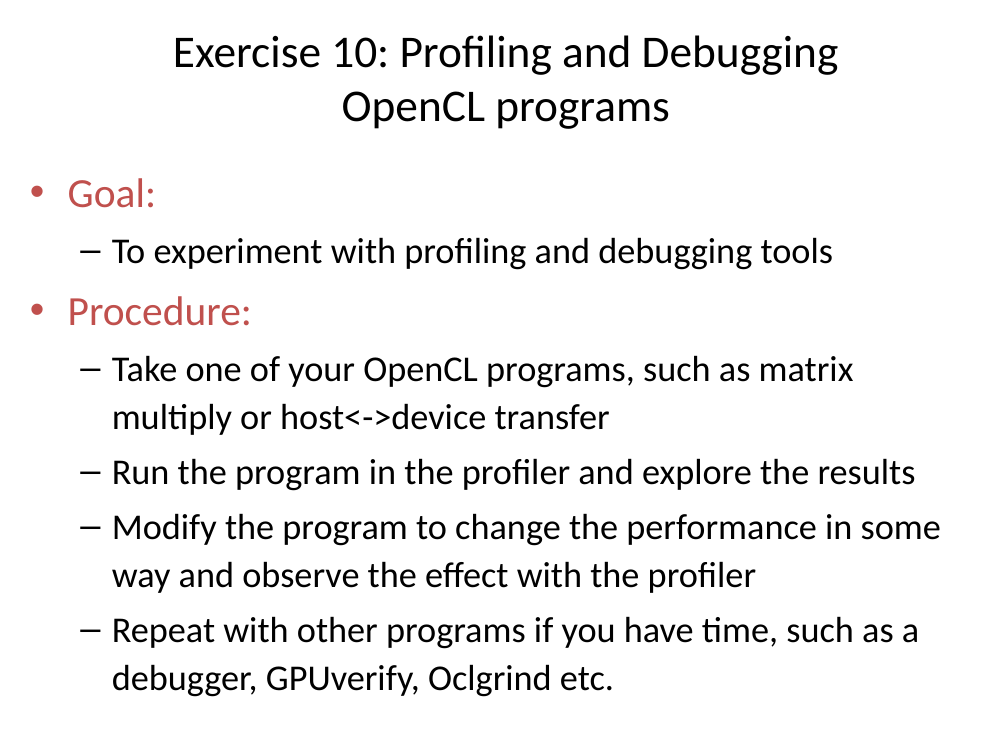
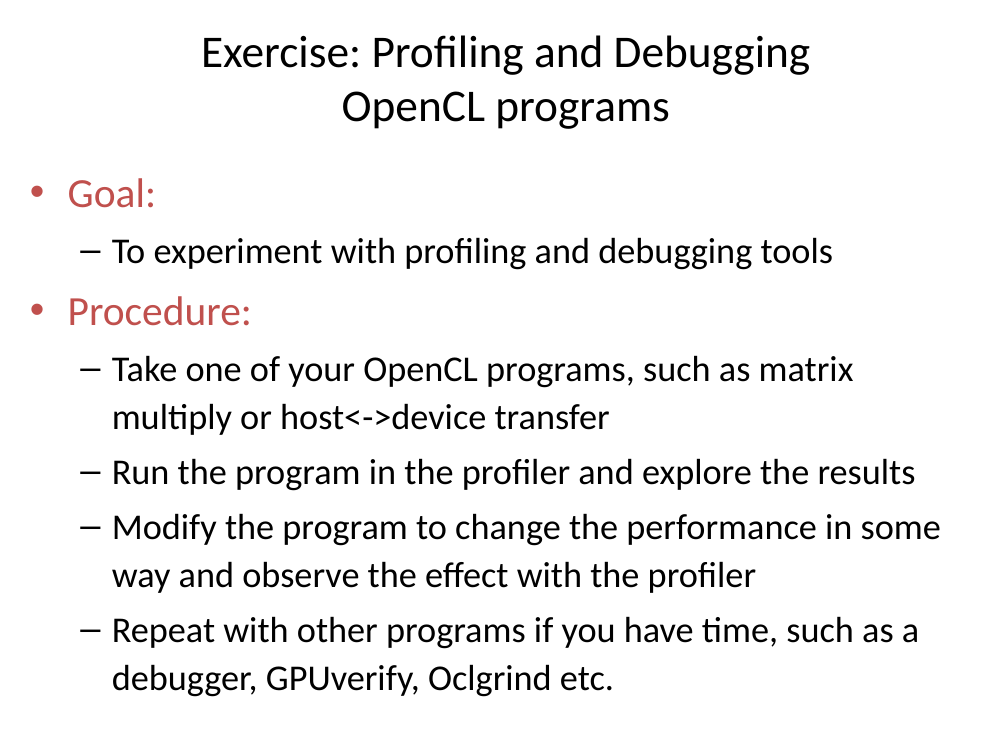
Before and after one commit to UoB-HPC/opencl-training-code, a slide deck: slide 38 of slides/advanced_part3.pptx. Drawn at 1008x756 pixels with LibreOffice and Linux fonts; fonts in the diff are those of the drawing. Boxes give left, top, right and bottom in pixels: in the first picture for what was removed or moved away, otherwise in the second. Text is boxed around its words. In the diff, an @@ line names an element or a change of style, - is before the commit and + after.

```diff
--- a/slides/advanced_part3.pptx
+++ b/slides/advanced_part3.pptx
@@ title at <box>201,35,811,129</box>: text changed @@
-Exercise 10: Profiling and Debugging
-OpenCL programs
+Exercise: Profiling and Debugging
+OpenCL programs
```
Also in this commit, not shown: 1 other slide changed.
